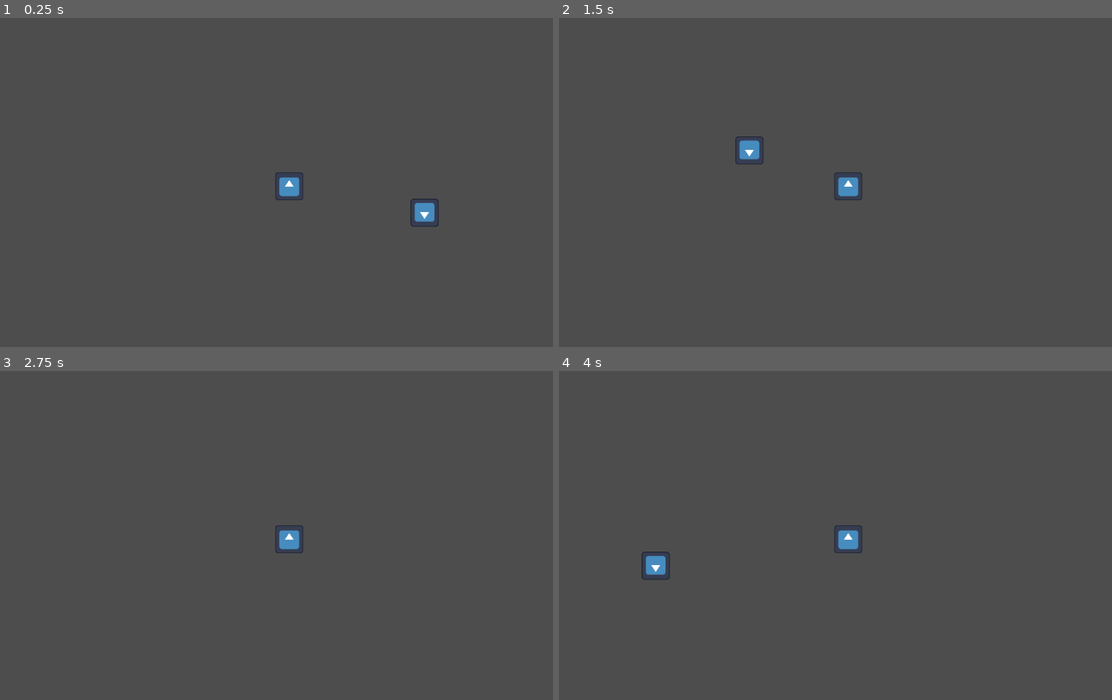
Above: before the commit, frames 1-4 (two rows, left to right).
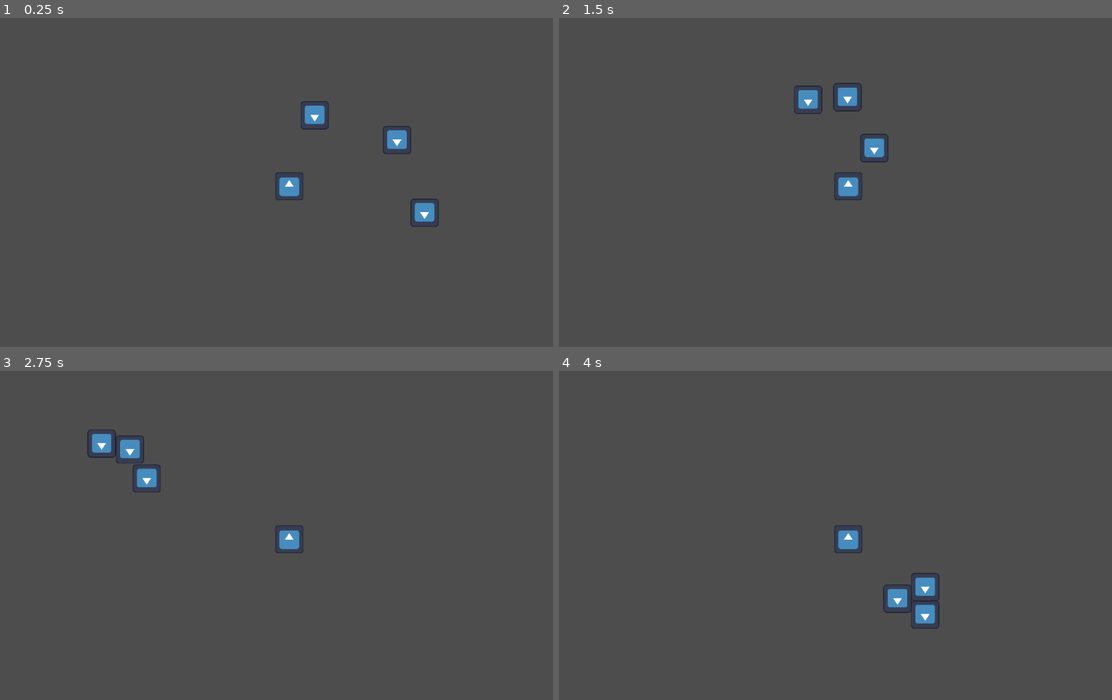
Above: after the commit, the same moments.

Repository: ethanloinguyen/Blade-of-Oneiros
Game: Godot game, scene res://scenes/ai_test.tscn
Two runs of this game, one before a commit and one after it. Both use one fixed random seed, a clock stepped at 60 frames per second and the inputs below. The engine's default icon, where the game draws it, is replaced by a stand-in: a white triangle on a blue panel in a dark square.
Inputs:
- Up to frame 1 (0.25 s): no input
- Up to frame 2 (1.5 s): tap Enter at 0.5 s; hold Right (ui_right) 0.53-1.28 s; hold Down (ui_down) from 1.28 s (still down)
- Up to frame 3 (2.75 s): release Down (ui_down) at 2.03 s; hold Right (ui_right) from 2.03 s (still down)
- Up to frame 4 (4 s): release Right (ui_right) at 2.78 s; hold Up (ui_up) 2.78-3.53 s; hold Left (ui_left) from 3.53 s (still down)

The runs differ from the first frame. In frame 1, 0.6% of the frame differs, in the area x 54-75%, y 25-42%; in frame 2, 1.1%, in the area x 31-60%, y 19-45%; in frame 3, 0.8%; in frame 4, 1.1%.

Commit message:
got ai to chase player in chase_state

Diff:
--- a/Blade-of-Oneiros/scenes/ai_test.tscn
+++ b/Blade-of-Oneiros/scenes/ai_test.tscn
@@ -6,7 +6,12 @@
 [node name="AiTest" type="Node2D"]
 
 [node name="TestPlayer" parent="." instance=ExtResource("1_3lomd")]
-speed = 600.0
 
 [node name="TestEnemy" parent="." instance=ExtResource("2_em1xb")]
 position = Vector2(260, 51)
+
+[node name="TestEnemy2" parent="." instance=ExtResource("2_em1xb")]
+position = Vector2(207, -89)
+
+[node name="TestEnemy3" parent="." instance=ExtResource("2_em1xb")]
+position = Vector2(64, -179)
--- a/Blade-of-Oneiros/scenes/test_enemy.tscn
+++ b/Blade-of-Oneiros/scenes/test_enemy.tscn
@@ -9,6 +9,8 @@
 [node name="TestEnemy" type="CharacterBody2D"]
 script = ExtResource("1_mkyue")
 activate_distance = 200.0
+speed = 300.0
+chase_leash_distance = 150.0
 
 [node name="CollisionShape2D" type="CollisionShape2D" parent="."]
 shape = SubResource("RectangleShape2D_22uif")
--- a/Blade-of-Oneiros/scenes/test_player.tscn
+++ b/Blade-of-Oneiros/scenes/test_player.tscn
@@ -8,6 +8,7 @@
 
 [node name="TestPlayer" type="CharacterBody2D" groups=["player"]]
 script = ExtResource("1_0ax77")
+speed = 600.0
 
 [node name="CollisionShape2D" type="CollisionShape2D" parent="."]
 shape = SubResource("RectangleShape2D_22uif")
--- a/Blade-of-Oneiros/scripts/enemy_ai/enemy.gd
+++ b/Blade-of-Oneiros/scripts/enemy_ai/enemy.gd
@@ -2,8 +2,12 @@
 extends CharacterBody2D
 
 @export var activate_distance:float
+@export var speed:float
+@export var chase_leash_distance:float
 
 var fsm:FSM
+var wait_state:State
+var chase_state:State
 
 var _player:TestPlayer
 
@@ -12,23 +16,24 @@
 	_player = get_tree().get_first_node_in_group("player")
 
 	# create states
-	var wait_state:State
-	var chase_state:State
 	wait_state = State.new(
 		"Wait",
 		Callable(),
 		func(_delta:float):
 		if _player.global_position.distance_to(global_position) < activate_distance:
 			fsm.change_state(chase_state)
-			# TODO temp
-			print("LEAVE WAIT STATE")
 		,
 		Callable(),
 	)
 	chase_state = State.new(
 		"Chase",
 		Callable(),
-		Callable(),
+		func(_delta:float):
+		if _player.global_position.distance_to(global_position) > chase_leash_distance:
+			velocity = (_player.global_position - global_position).normalized() * speed
+		else:
+			velocity = Vector2(0, 0)
+		,
 		Callable(),
 	)
 	fsm = FSM.new(wait_state)
@@ -36,3 +41,4 @@
 
 func _physics_process(delta:float) -> void:
 	fsm.update(delta)
+	move_and_slide()
--- a/Blade-of-Oneiros/scripts/enemy_ai/fsm/fsm.gd
+++ b/Blade-of-Oneiros/scripts/enemy_ai/fsm/fsm.gd
@@ -11,13 +11,13 @@
 
 
 func update(delta:float):
-	if current_state and current_state.on_update.is_valid():
+	if current_state.on_update.is_valid():
 		current_state.on_update.call(delta)
 
 
 func change_state(new_state:State):
-	if current_state and current_state.on_exit.is_valid():
+	if current_state.on_exit.is_valid():
 		current_state.on_state_exit.call()
 	current_state = new_state
-	if current_state and current_state.on_enter.is_valid():
-			current_state.on_state_enter.call()
+	if current_state.on_enter.is_valid():
+		current_state.on_state_enter.call()
